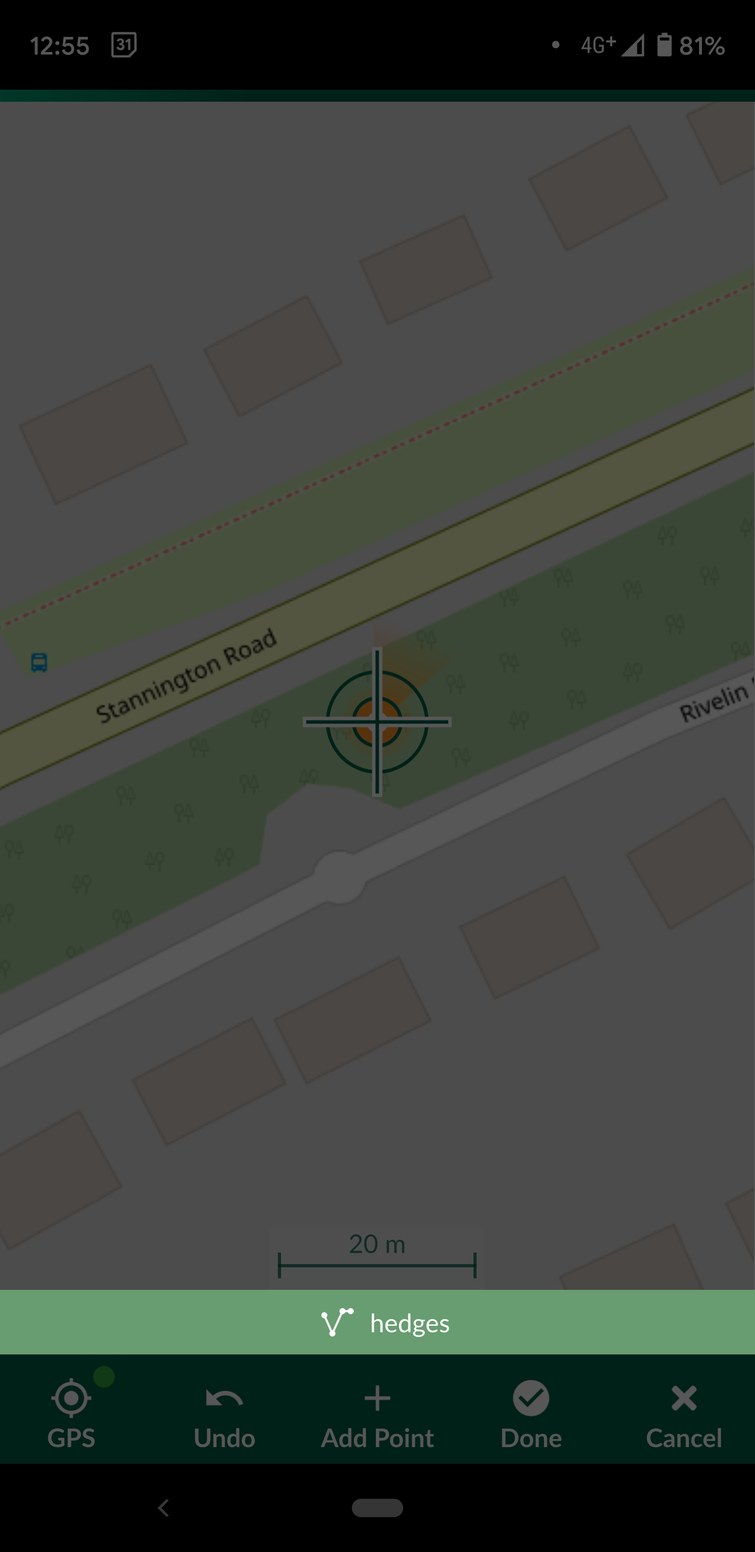
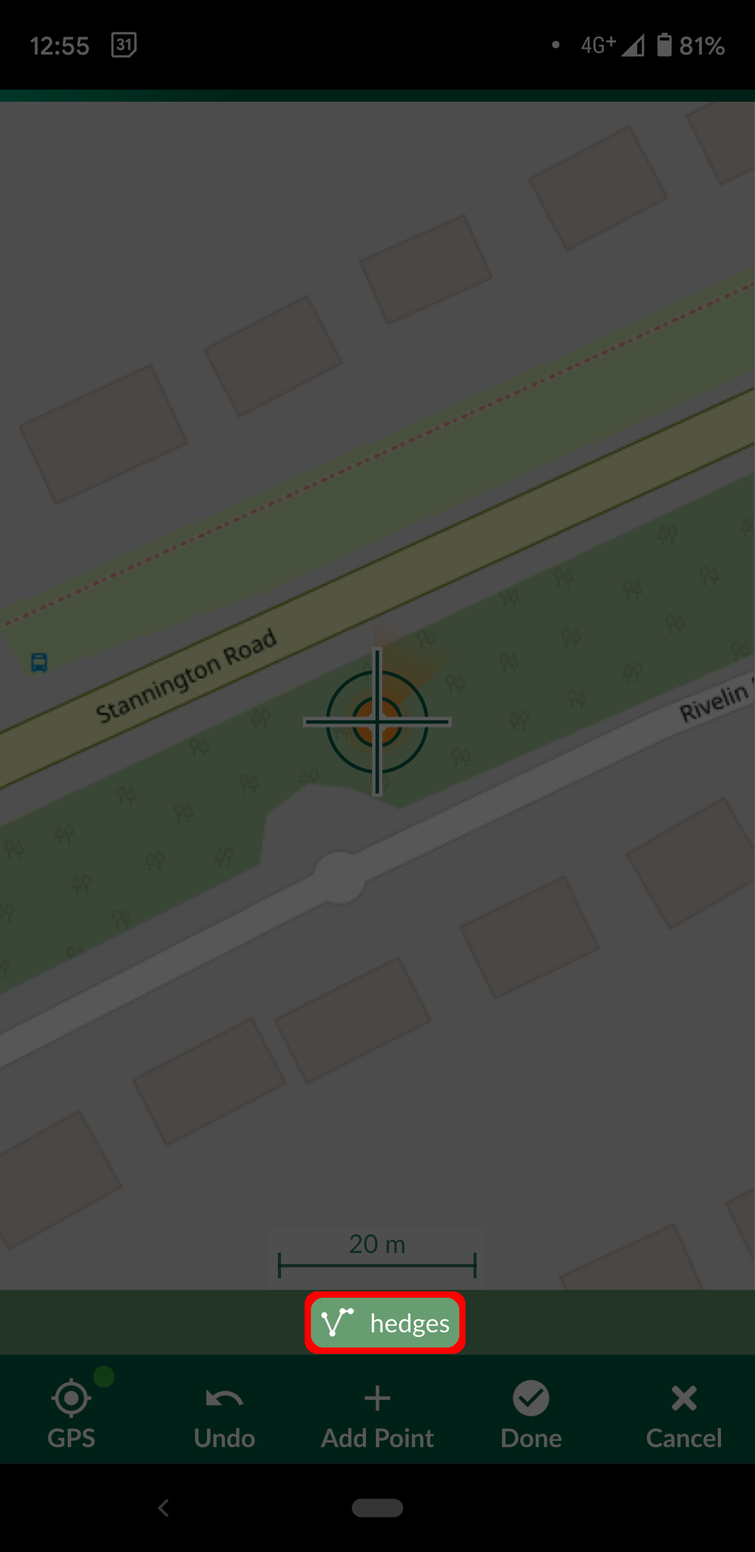
Layers edited between the first and the second w=755, h=1552 image:
added layer "Red" above "Black" over [304, 1291, 466, 1355]
painted on "Black" over [0, 1290, 755, 1355]
